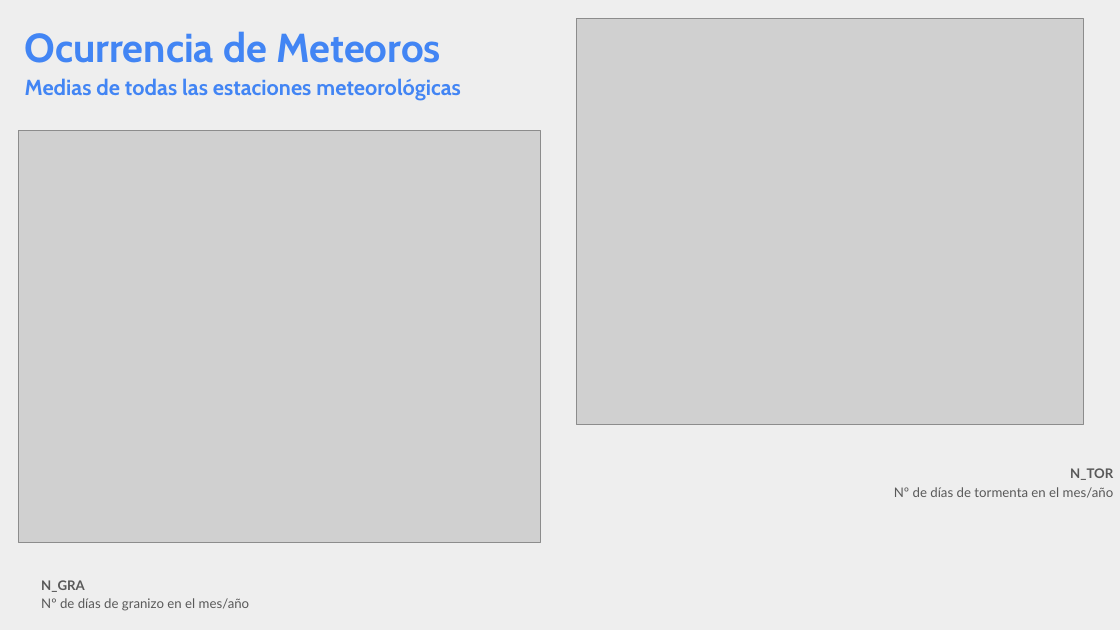
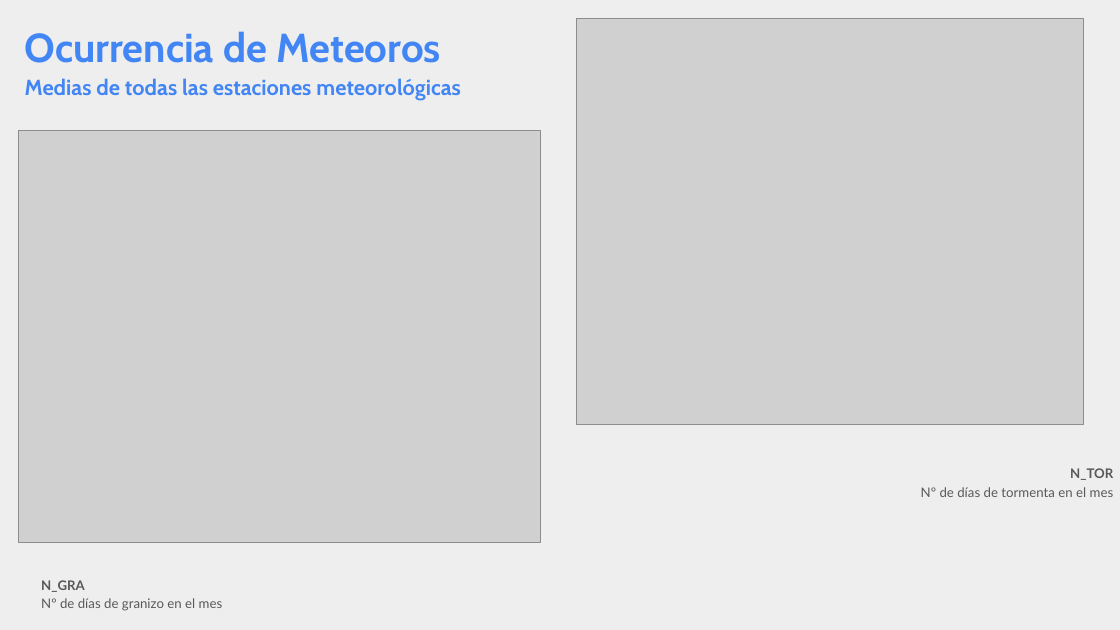
Before and after one commit to pasinatosilvia/Mi_primer_EDA, a slide deck: slide 11 of EDA_presentacion.pptx. Drawn at 1120x630 pixels with LibreOffice and Linux fonts; fonts in the diff are those of the drawing; grey boxes stand for pictures. Boxes give left, top, right and bottom in pixels: in the first picture for what was removed or moved away, otherwise in the second. Text is boxed around its words. In the diff, an @@ line names an element or a change of style, - is before the commit and + after.

```diff
--- a/EDA_presentacion.pptx
+++ b/EDA_presentacion.pptx
@@ title at (921,487,1114,497): text changed @@
-Nº de días de tormenta en el mes/año
+Nº de días de tormenta en el mes
@@ title at (41,598,223,611): text changed @@
-Nº de días de granizo en el mes/año
+Nº de días de granizo en el mes
```
Also in this commit, not shown: 12 other slides changed, 2 other files.
